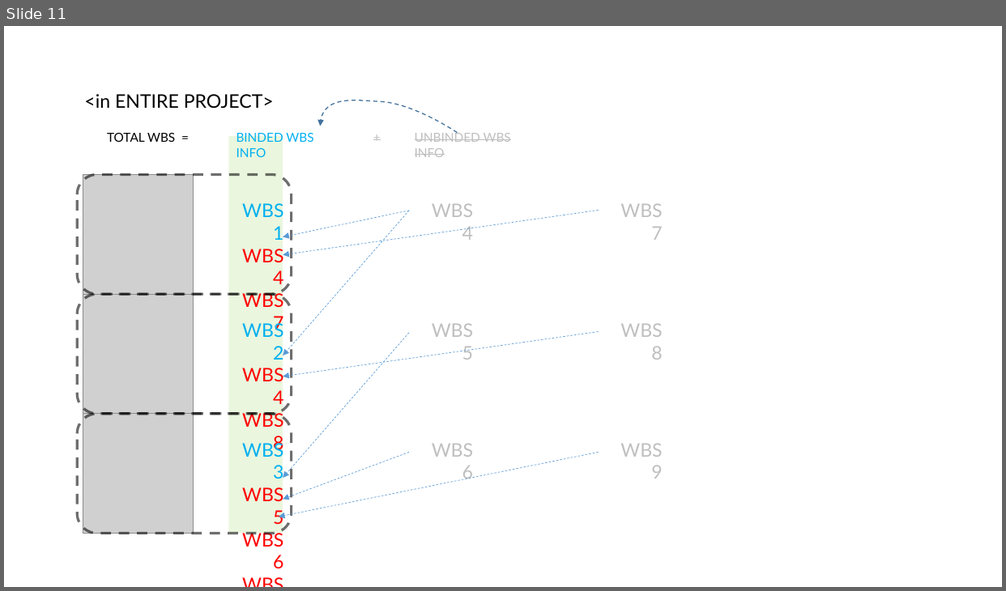
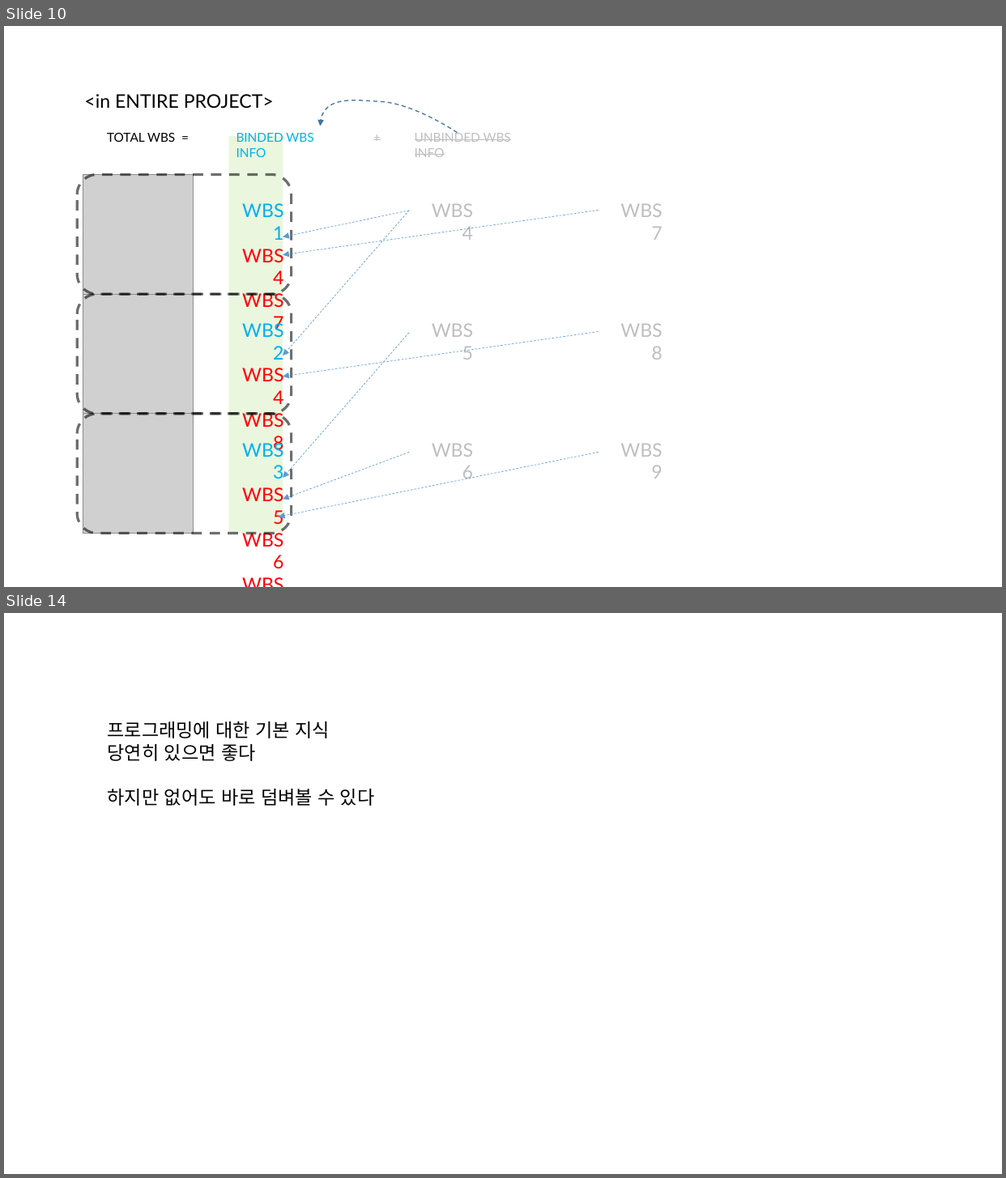
Before and after one commit to hnanmal/mQ, a slide deck: 논문준비/프레젠테이션1.pptx. Shown one above the other, each under a label of ours: slide 11 before the commit, slides 10 and 14 after it; the slides between them are not shown. The pictures are 1006x591 and 1006x1178 pixels, drawn with LibreOffice and Linux fonts; fonts in the diff are those of the drawing; grey boxes stand for pictures. Boxes give left, top, right and bottom in pixels: in the first picture for what was removed or moved away, otherwise in the second. Text is boxed around its words. In the diff, an @@ line names an element or a change of style, - is before the commit and + after.

```diff
--- a/논문준비/프레젠테이션1.pptx
+++ b/논문준비/프레젠테이션1.pptx
@@ slide 14 added at box(4, 613, 1002, 1174), background #FFFFFF @@
@@ text added at box(108, 722, 375, 806), 18 pt, text #000000 @@
+프로그래밍에 대한 기본 지식
+당연히 있으면 좋다
+하지만 없어도 바로 덤벼볼 수 있다
@@ what was slide 11 is now slide 10 @@
```
Also in this commit, not shown: 8 slides changed, 1 other slide added, 2 slides removed.
